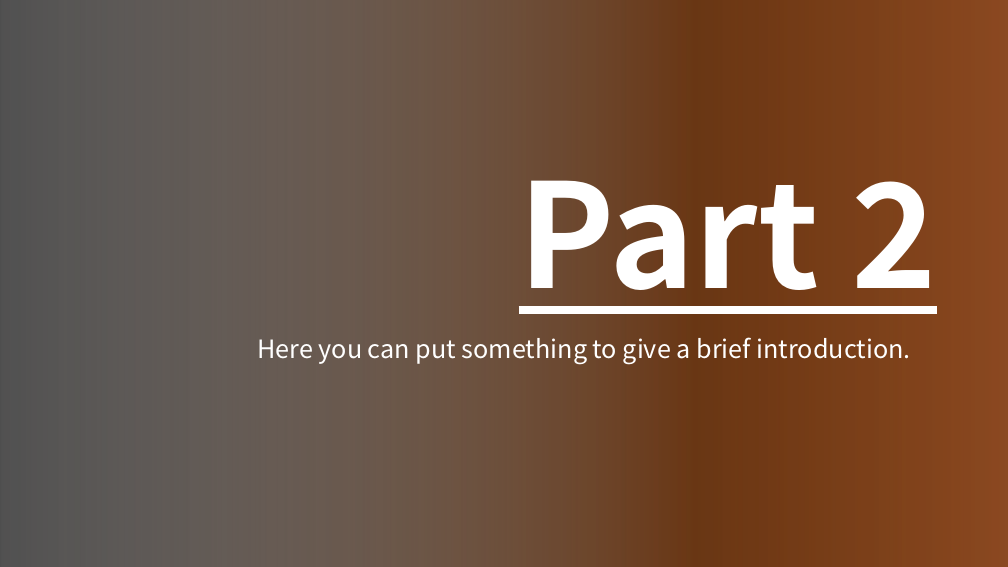
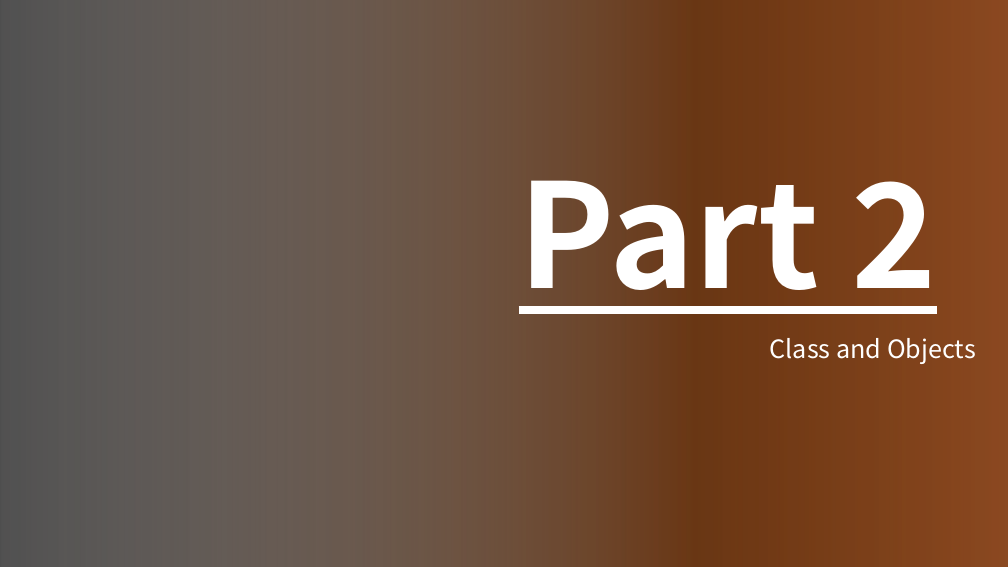
Before and after one commit to Sustech-yx/ShuDe-HEO-course, a slide deck: slide 15 of Week 3/第三周.pptx. Drawn at 1008x567 pixels with LibreOffice and Linux fonts; fonts in the diff are those of the drawing; background and template pictures are left out; a plain dark background stands for a picture behind light text. Boxes give left, top, right and bottom in pixels: in the first picture for what was removed or moved away, otherwise in the second. Text is boxed around its words. In the diff, an @@ line names an element or a change of style, - is before the commit and + after.

```diff
--- a/Week 3/第三周.pptx
+++ b/Week 3/第三周.pptx
@@ text at (x1=770, y1=338, x2=976, y2=364): text changed @@
-Here you can put something to give a brief introduction.
+Class and Objects
```
Also in this commit, not shown: 3 other slides changed, 15 other files.
